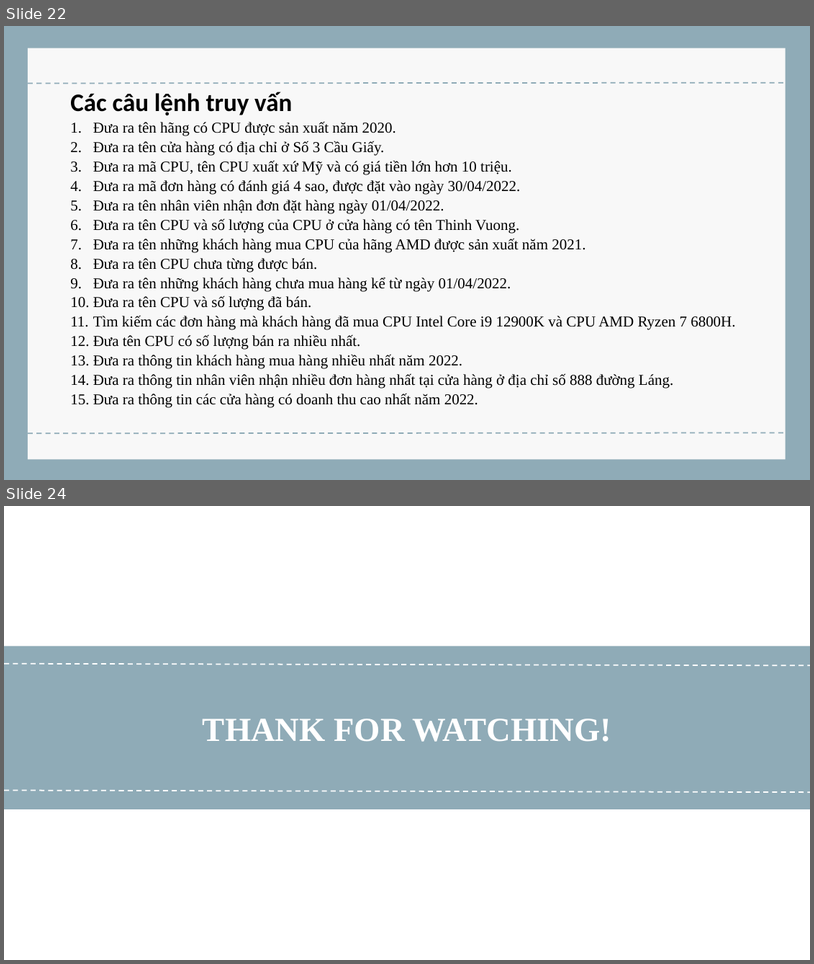
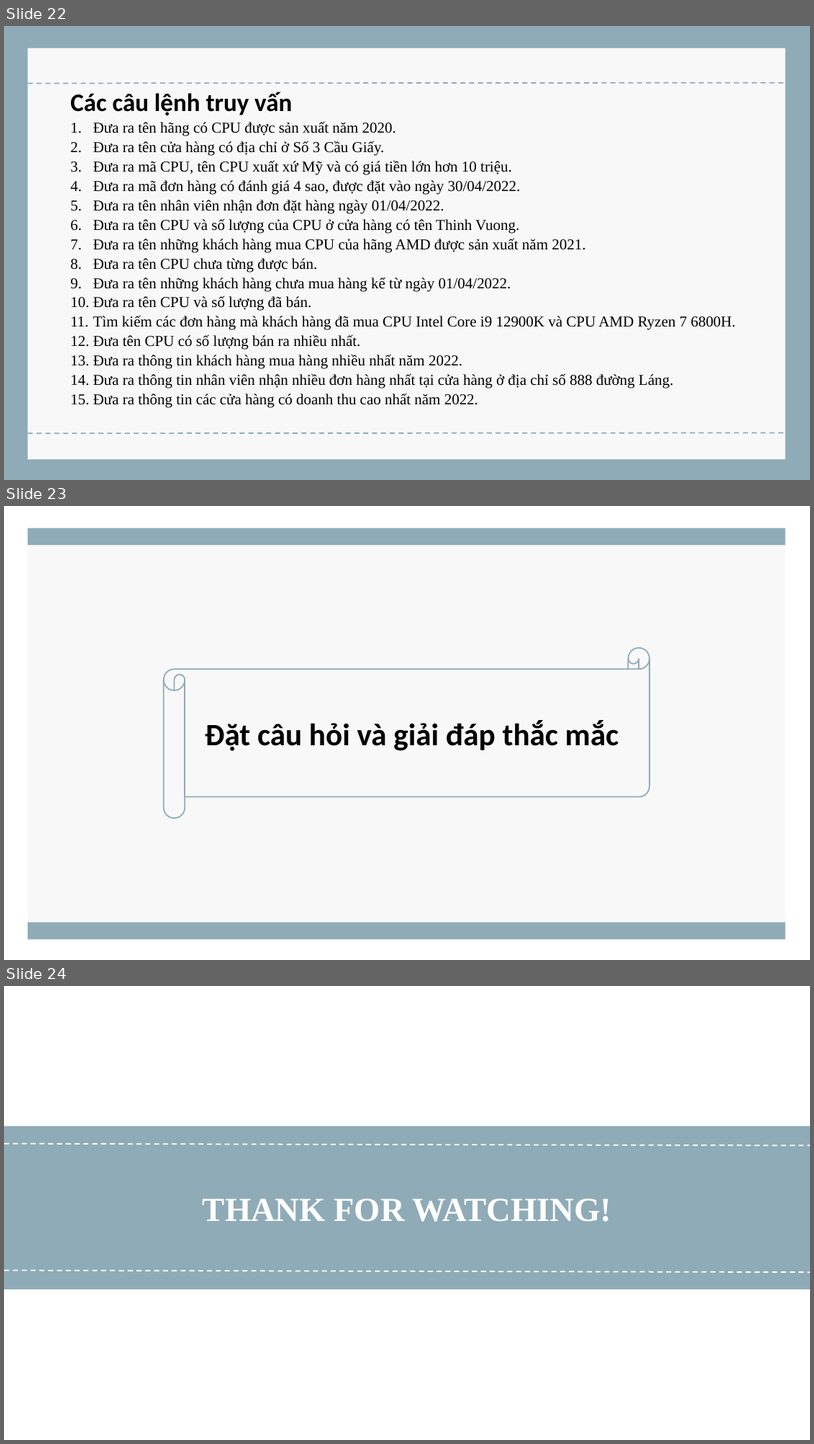
Before and after one commit to dinhminhlh/Major-Assignment-DataBase, a slide deck: CSDL_1_2_22_N04_NHOM07_Loading.pptx. Shown one above the other, each under a label of ours: slides 22 and 24 before the commit, slides 22, 23 and 24 after it; the slides between them are not shown. The pictures are 814x964 and 814x1444 pixels, drawn with LibreOffice and Linux fonts; fonts in the diff are those of the drawing. Boxes give left, top, right and bottom in pixels: in the first picture for what was removed or moved away, otherwise in the second. Text is boxed around its words. In the diff, an @@ line names an element or a change of style, - is before the commit and + after.

```diff
--- a/CSDL_1_2_22_N04_NHOM07_Loading.pptx
+++ b/CSDL_1_2_22_N04_NHOM07_Loading.pptx
@@ slide 23 added at (x1=4, y1=506, x2=810, y2=960), background #FFFFFF @@
@@ rectangle added at (x1=28, y1=528, x2=786, y2=939), fill #F8F8F8 @@
@@ rectangle added at (x1=28, y1=528, x2=786, y2=545), fill #8FABB7 @@
@@ horizontal scroll added at (x1=164, y1=648, x2=650, y2=818), outline #8FABB7 1.5 pt, 37 pt, text #000000, bold @@
+Đặt câu hỏi và giải đáp thắc mắc
@@ rectangle added at (x1=28, y1=922, x2=786, y2=939), fill #8FABB7 @@
```
Also in this commit, not shown: 3 slides changed, 1 slide removed.
